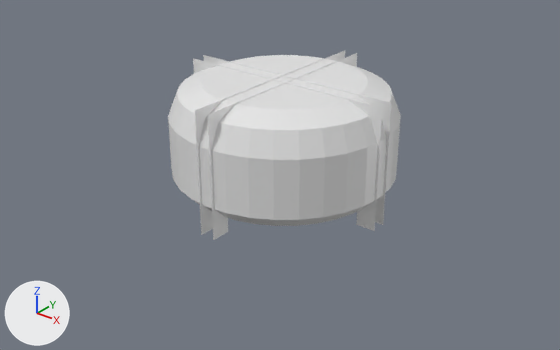
A saved change to the FBX model models/blend/halle.fbx.
Camera for both pictures: a 50 mm camera at (27.8, -35.2, 21.8) aimed at (0.4, -0.9, 0.6). The lights are fixed; the arrows at lower left show +X, +Y and +Z. The older version comes first.
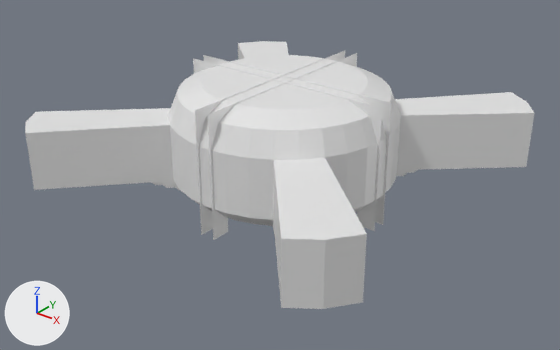
Commit message: Halle Update

Boxes (x1, y1, x2, y2) around the edits, measured in the pictures (560 x 350 px):
```json
{"object": "Cylinder", "change": "reshaped", "before": [168, 51, 401, 240], "after": [25, 41, 534, 309], "on screen": "118% wider, 42% taller"}
{"part": 1, "of": "me_cylinder", "change": "built on", "before": [168, 118, 401, 226], "after": [25, 41, 534, 309]}
```

Scene script edits in JSON lines:
```json
{"block": "me_cylinder", "where": "# used by ob_cylinder; location = (0.0, 0.0, 0.0)"}
{"op": "remove", "block": "me_cylinder", "code": "me_cylinder.from_pydata(...)  # 224 vertices, 168 faces; spans x -7.19..7.21, y -7.22..7.19, z -1.2..6.6"}
{"op": "add", "block": "me_cylinder", "code": "me_cylinder.from_pydata(...)  # 428 vertices, 368 faces; spans x -12.13..12.12, y -12.12..12.13, z -1.2..6.6"}
{"block": "me_cylinder", "change": "me_cylinder part 1"}
{"block": "me_cylinder", "change": "12 vertices are removed from x -5.91..5.91, y -5.91..5.91, z 0.8"}
{"block": "me_cylinder", "change": "48 faces are deleted"}
{"block": "me_cylinder", "change": "8 vertices move from x -5.17..5.17, y -5.17..5.17, z -0.09 to x -5.26..5.26, y -5.27..5.26, z -0.09"}
{"block": "me_cylinder", "change": "204 vertices are added at x -12.13..12.12, y -12.12..12.13, z 0.13..0.8"}
{"block": "me_cylinder", "change": "12 new vertices lie (0.0, 0.0, 3.67) away from vertices in x -12.13..12.12, y -12.12..12.13, z 0.8"}
{"block": "me_cylinder", "change": "248 new faces join them"}
```
